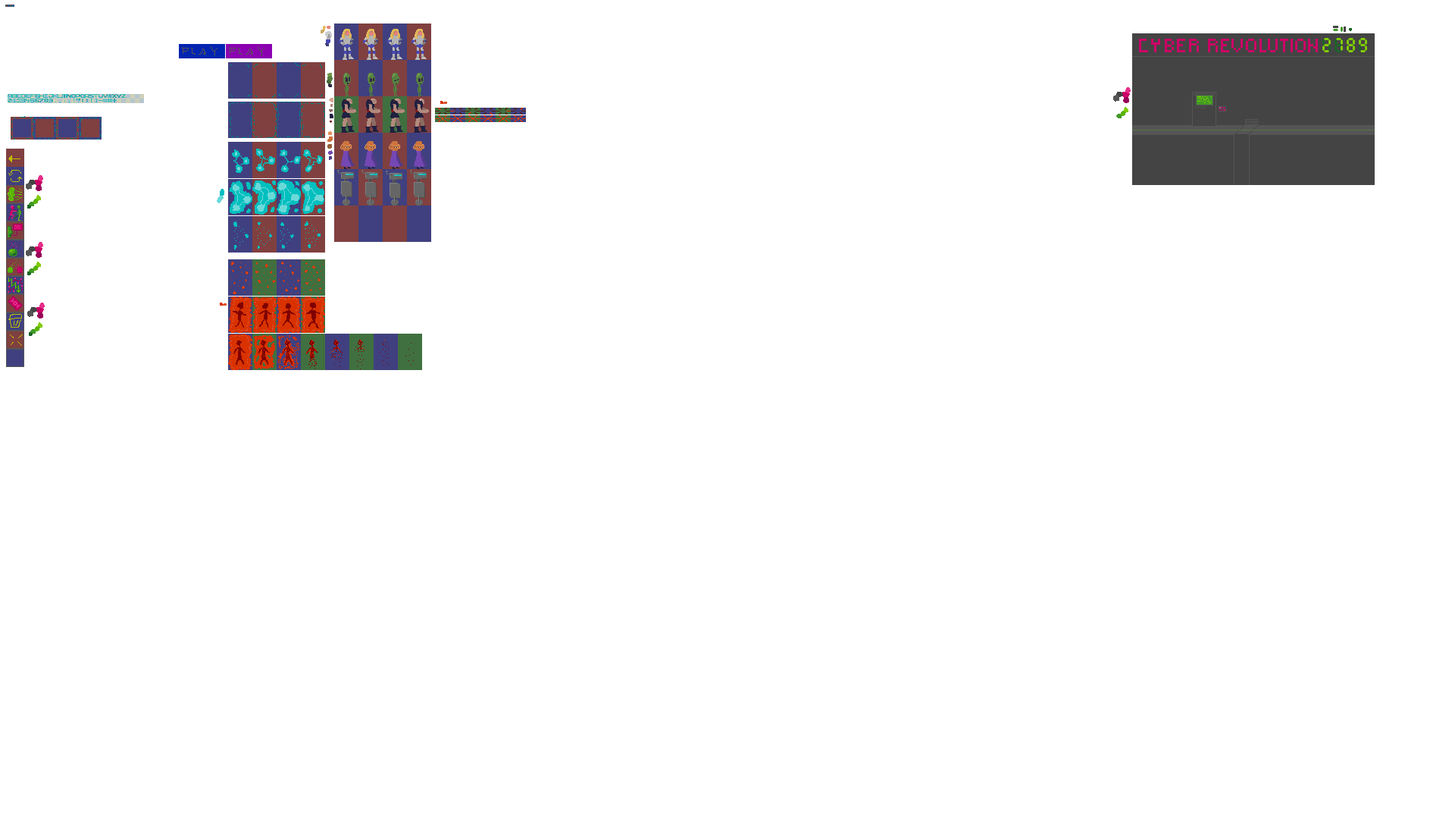
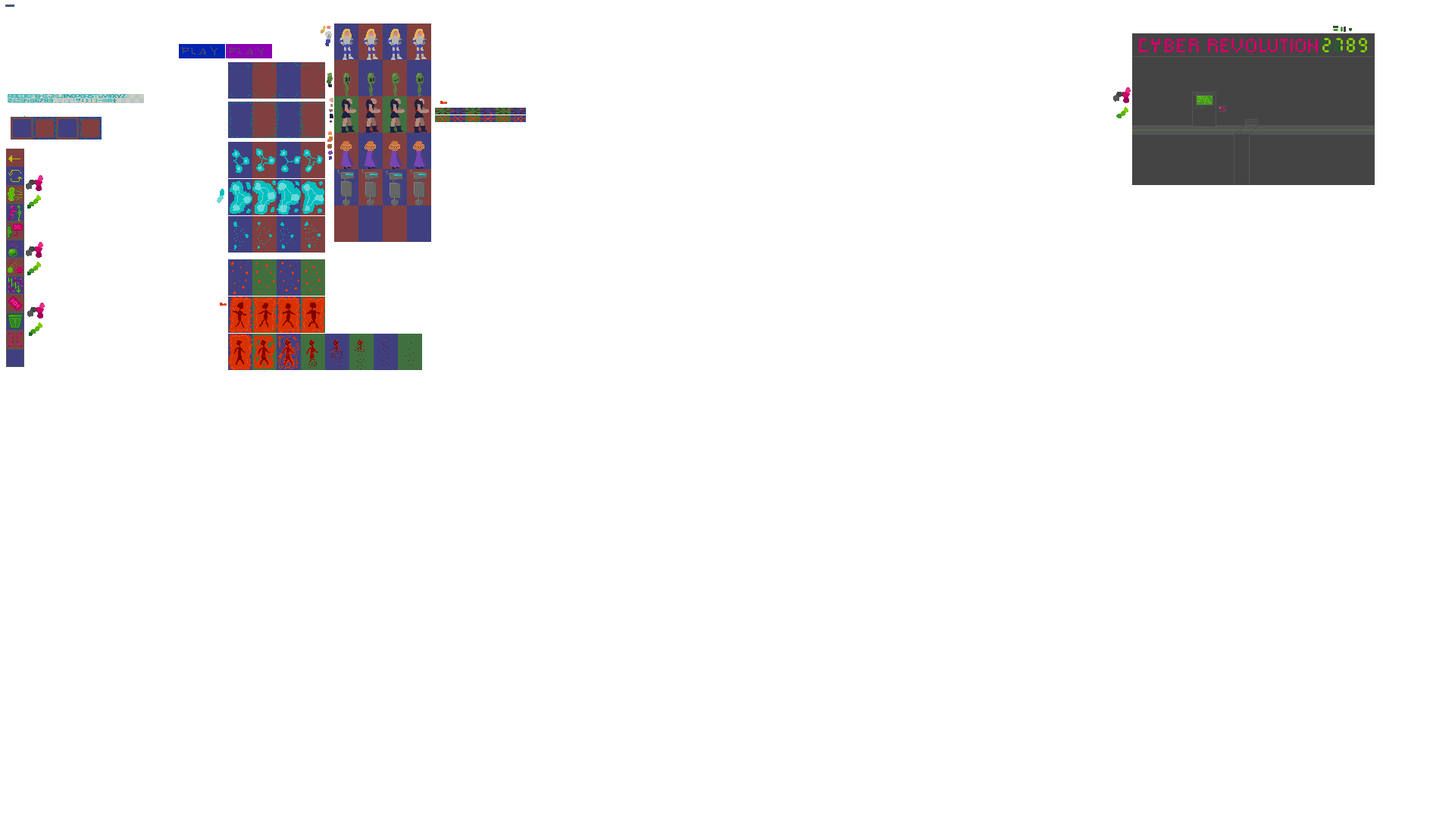
Before/after of a w=1455, h=819 layered artwork. What changed in the layer stack:
painted on "cheats" over (x1=7, y1=313, x2=23, y2=347)
